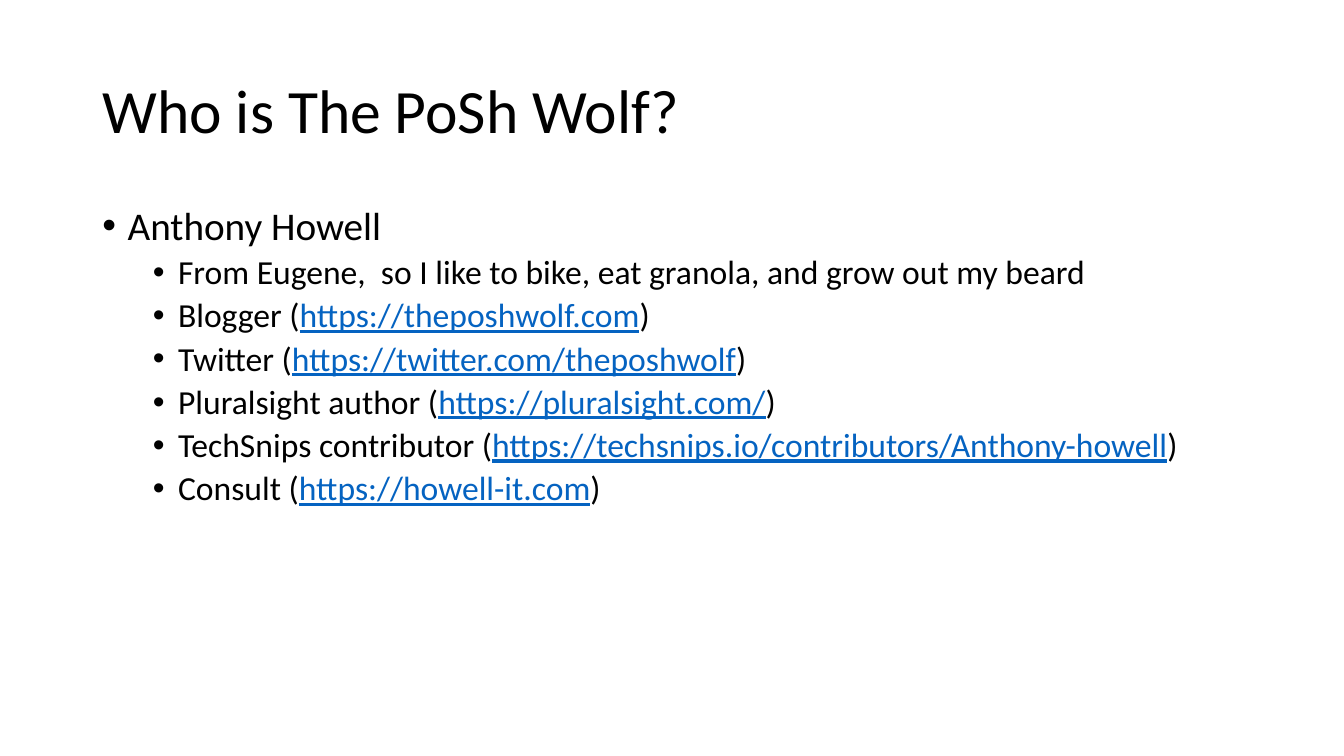
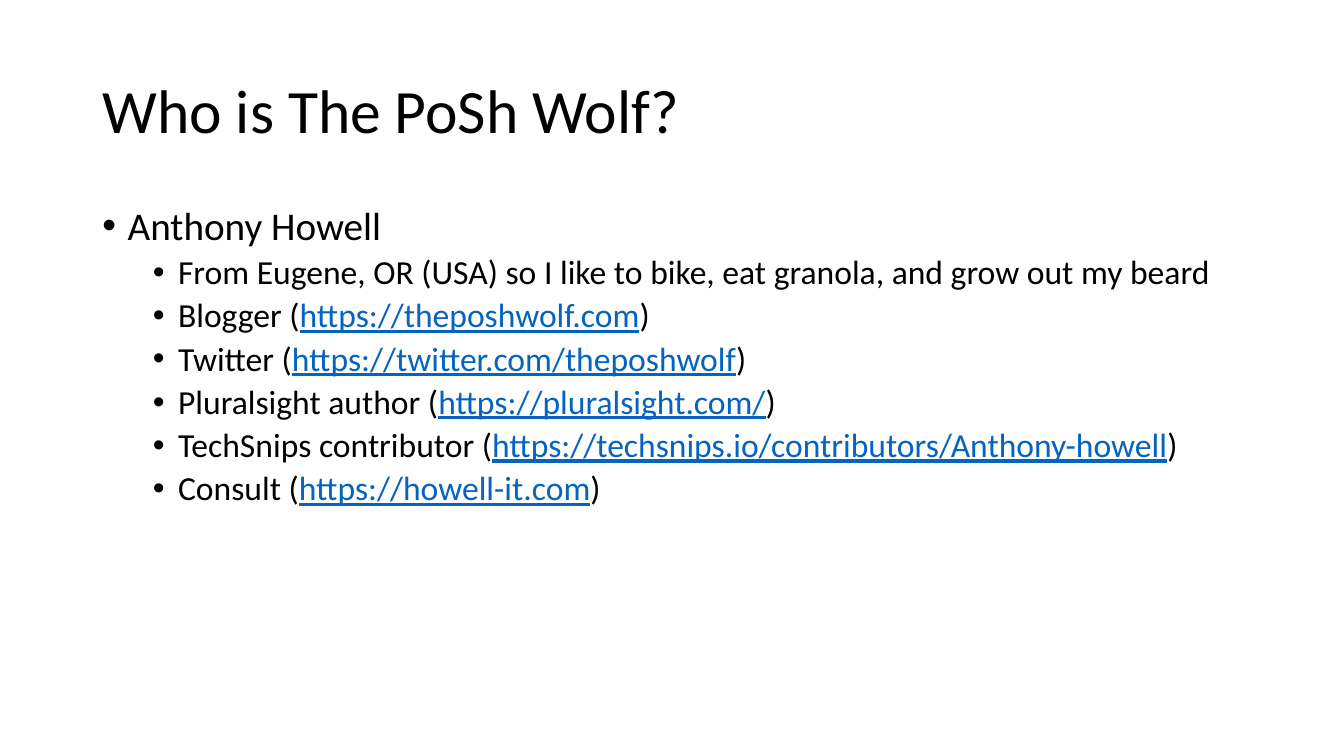
Before and after one commit to ThePoShWolf/Sessions, a slide deck: slide 2 of 2020-02-10 - Mississippi PS UG - Module Building Modules/MSPSUG - Module Building Modules.pptx. Drawn at 1344x756 pixels with LibreOffice and Linux fonts; fonts in the diff are those of the drawing; background and template pictures are left out. Boxes give left, top, right and bottom in pixels: in the first picture for what was removed or moved away, otherwise in the second. Text is boxed around its words. In the diff, an @@ line names an element or a change of style, - is before the commit and + after.

Commit message:
small update after test

```diff
--- a/2020-02-10 - Mississippi PS UG - Module Building Modules/MSPSUG - Module Building Modules.pptx
+++ b/2020-02-10 - Mississippi PS UG - Module Building Modules/MSPSUG - Module Building Modules.pptx
@@ text at [178,259,1209,290]: text changed @@
-  • From Eugene, so I like to bike, eat granola, and grow out my beard
+  • From Eugene, OR (USA) so I like to bike, eat granola, and grow out my beard
```
